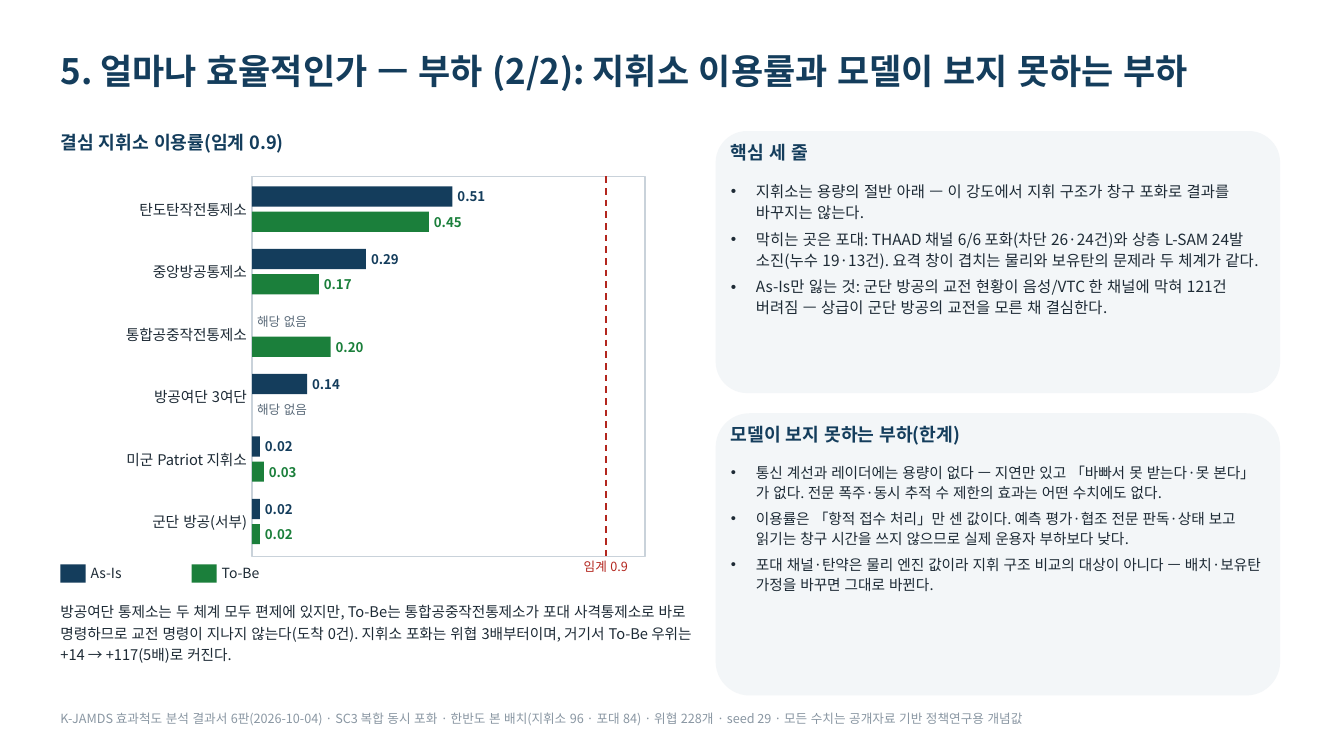
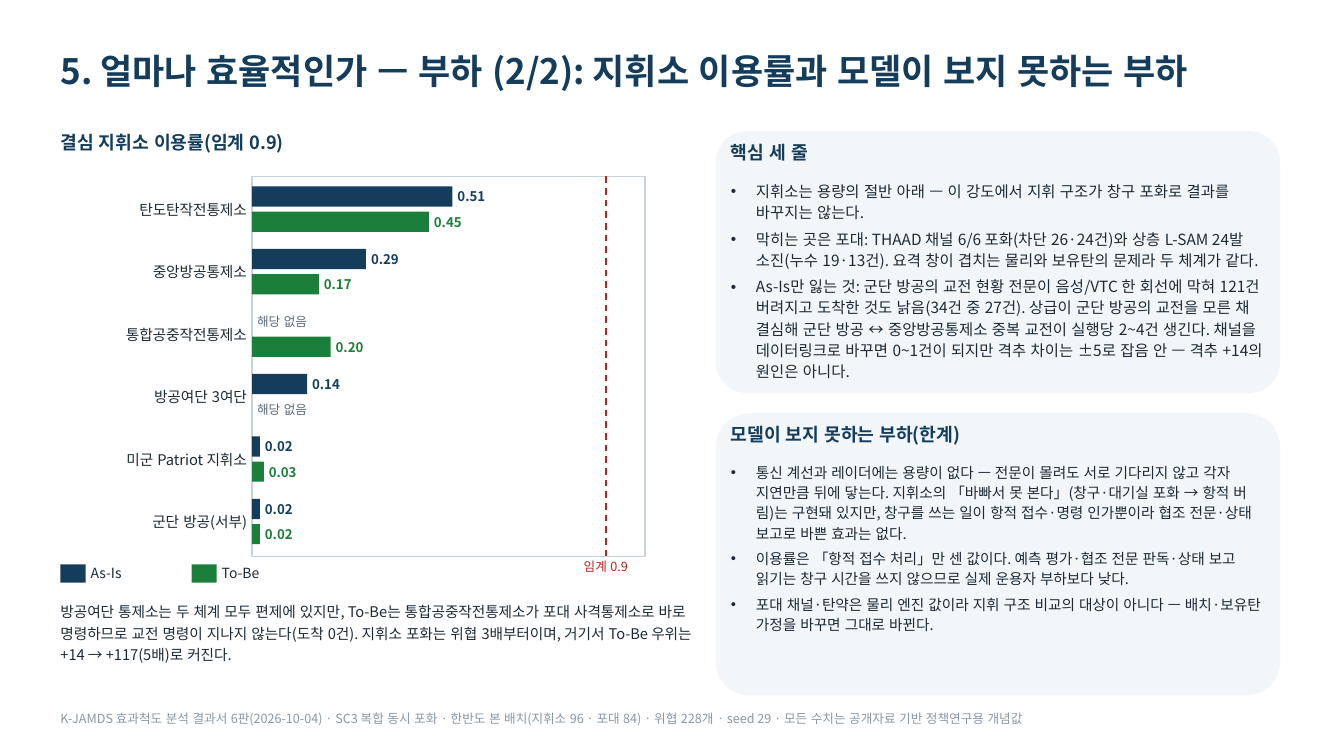
Before and after one commit to DaehyunY00/Air_Defense, a slide deck: slide 9 of K-JAMDS_효과척도_발표정리본.pptx. Drawn at 1344x756 pixels with LibreOffice and Linux fonts; fonts in the diff are those of the drawing. Boxes give left, top, right and bottom in pixels: in the first picture for what was removed or moved away, otherwise in the second. Text is boxed around its words. In the diff, an @@ line names an element or a change of style, - is before the commit and + after.

```diff
--- a/K-JAMDS_효과척도_발표정리본.pptx
+++ b/K-JAMDS_효과척도_발표정리본.pptx
@@ text at <box>756,279,1263,379</box>: text changed @@
-• As-Is만 잃는 것: 군단 방공의 교전 현황이 음성/VTC 한 채널에 막혀 121건 버려짐 — 상급이 군단 방공의 교전을 모른 채 결심한다.
+• As-Is만 잃는 것: 군단 방공의 교전 현황 전문이 음성/VTC 한 회선에 막혀 121건 버려지고 도착한 것도 낡음(34건 중 27건). 상급이 군단 방공의 교전을 모른 채 결심해 군단 방공 ↔ 중앙방공통제소 중복 교전이 실행당 2~4건 생긴다. 채널을 데이터링크로 바꾸면 0~1건이 되지만 격추 차이는 ±5로 잡음 안 — 격추 +14의 원인은 아니다.
@@ text at <box>756,466,1252,540</box>: text changed @@
-• 통신 계선과 레이더에는 용량이 없다 — 지연만 있고 「바빠서 못 받는다·못 본다」가 없다. 전문 폭주·동시 추적 수 제한의 효과는 어떤 수치에도 없다.
+• 통신 계선과 레이더에는 용량이 없다 — 전문이 몰려도 서로 기다리지 않고 각자 지연만큼 뒤에 닿는다. 지휘소의 「바빠서 못 본다」(창구·대기실 포화 → 항적 버림)는 구현돼 있지만, 창구를 쓰는 일이 항적 접수·명령 인가뿐이라 협조 전문·상태 보고로 바쁜 효과는 없다.
```
Also in this commit, not shown: 1 other slide changed, 7 other files.
